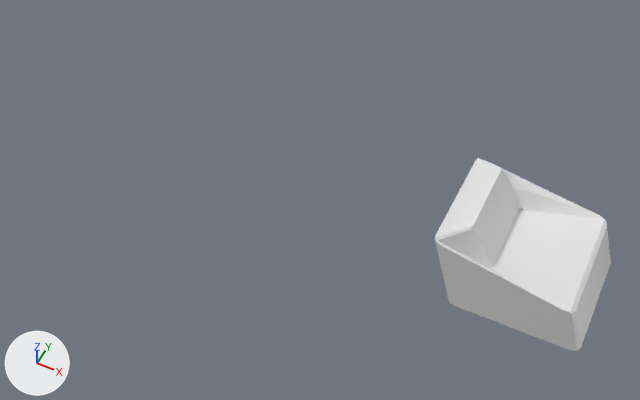
Two versions of the Blender file Data/PlayerModels/Ships/Space/NovaBoat.blend, one commit apart.
Rendered twice from a 50 mm lens placed at (10.68, -9.61, 8.96), pointed at (7.29, -2.83, 0.49). The lights are fixed; the arrows at lower left show +X, +Y and +Z.

Names of what the first picture shows: 'Chair'.
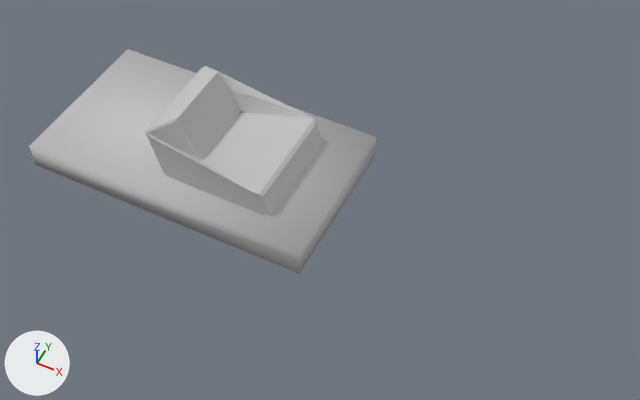
The change, as a list of edits to the scene's bpy script:
```text
Change me_cube:
    where me_cube.from_pydata(...)  # 106 vertices, 63 faces, 1 loose edge; spans x -0.95..0.91, y -0.78..0.78, z -0.59..0.67
    add me_cube.materials.append(mat_interior)
Add me_cube_001:
    me_cube_001.from_pydata([(2.05, 1.15, 0.06), (2.03, 1.15, -0.31), (2.05, -1.15, 0.06), (2.03, -1.15, -0.31), (-2.03, 1.15, 0.31), (-2.05, 1.15, -0.06), (-2.03, -1.15, 0.31), (-2.05, -1.15, -0.06)], [], [(1, 0, 2, 3), (3, 2, 6, 7), (7, 6, 4, 5), (5, 1, 3, 7), (0, 4, 6, 2), (5, 4, 0, 1)])
    me_cube_001.polygons.foreach_set('use_smooth', [True] * 6)
    me_cube_001.materials.append(mat_interior)
Change ob_chair:
    ob_chair.location: (9.942, -2.618, 0.719) -> (6.023, -2.618, 0.719)
Add ob_chair_001:
    ob_chair_001 = bpy.data.objects.new('Chair.001', me_cube_001)
    ob_chair_001.parent = ob_dummy
    ob_chair_001.matrix_parent_inverse = Matrix(((1.0, 0.0, 0.0, 0.0), (0.0, 1.0, 0.0, 0.0), (0.0, 0.0, 1.0, -1.117), (0.0, 0.0, 0.0, 1.0)))
    ob_chair_001.location = (5.422, -2.604, 0.333)
    ob_chair_001.rotation_euler = (0.0, -0.0472, 0.0)  # degrees (0, -2.7, 0)
```

Boxes [x1, y1, x2, y2] around the edits, measured in the pictures (640 x 400 px):
'Chair', recoloured, moved: before [435, 158, 611, 351]; after [145, 66, 322, 216]
'Chair.001', added: after [29, 49, 377, 274]
